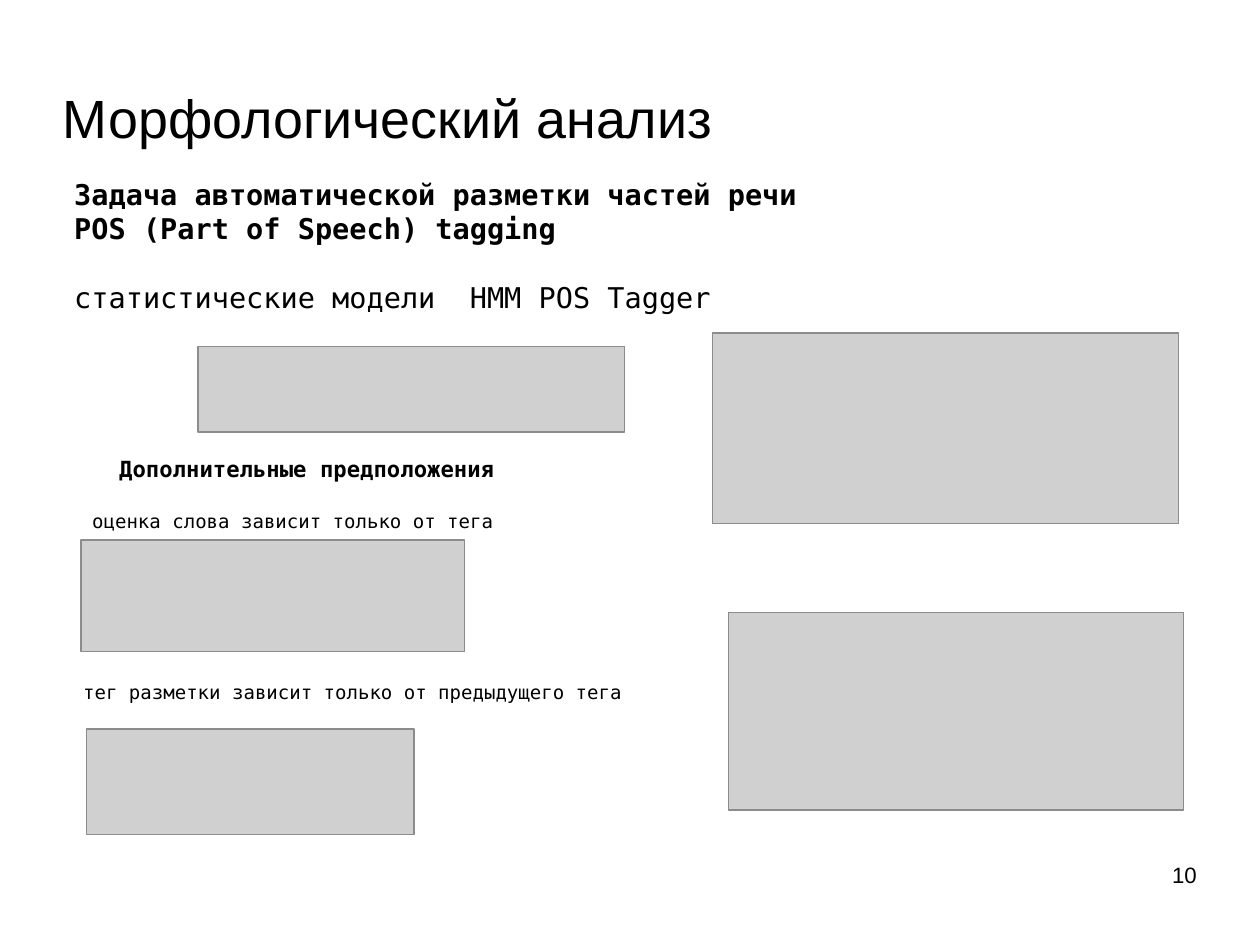
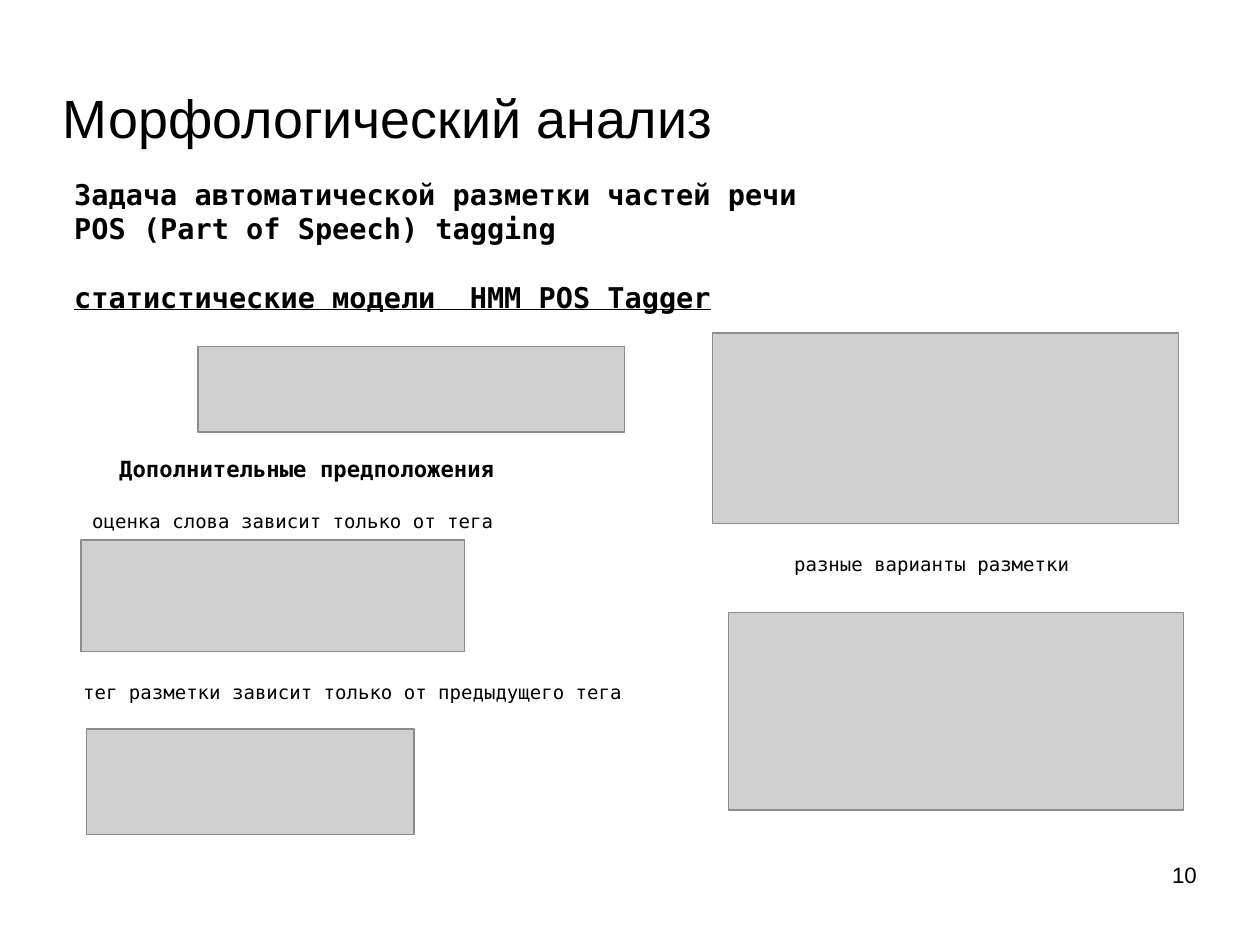
Before and after one commit to mechanoid5/ml_nlp_2022, a slide deck: slide 10 of 06-morph.odp. Drawn at 1260x945 pixels with LibreOffice and Linux fonts; fonts in the diff are those of the drawing; grey boxes stand for pictures; background and template pictures are left out. Boxes give left, top, right and bottom in pixels: in the first picture for what was removed or moved away, otherwise in the second. Text is boxed around its words. In the diff, an @@ line names an element or a change of style, - is before the commit and + after.

```diff
--- a/06-morph.odp
+++ b/06-morph.odp
@@ text at (74,286,710,314): bold on, underline on in "статистические модели HMM POS Tagger" @@
@@ text added at (794,560,1069,575), 12 pt, text #000000 @@
+разные варианты разметки
```
Also in this commit, not shown: 2 other slides changed.
